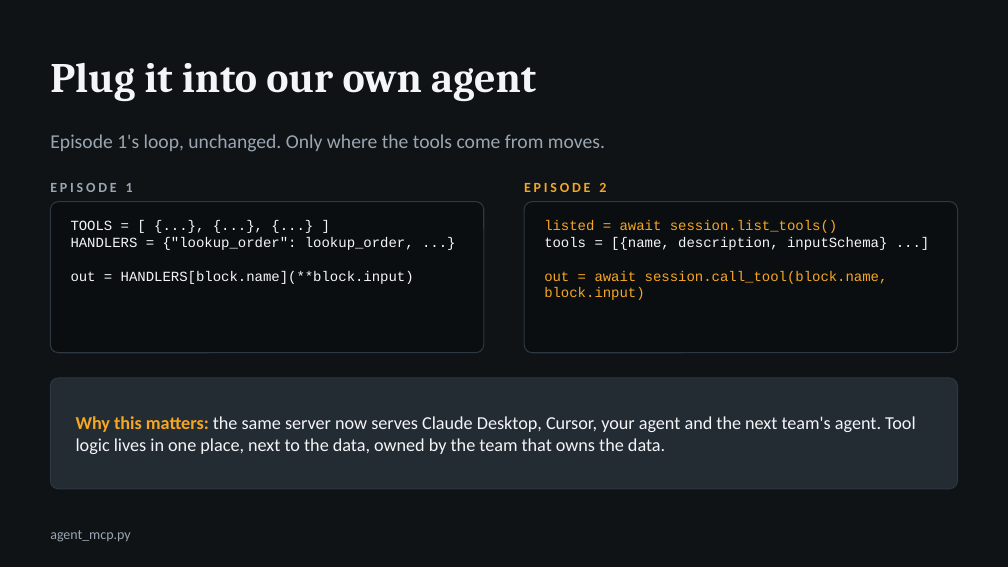
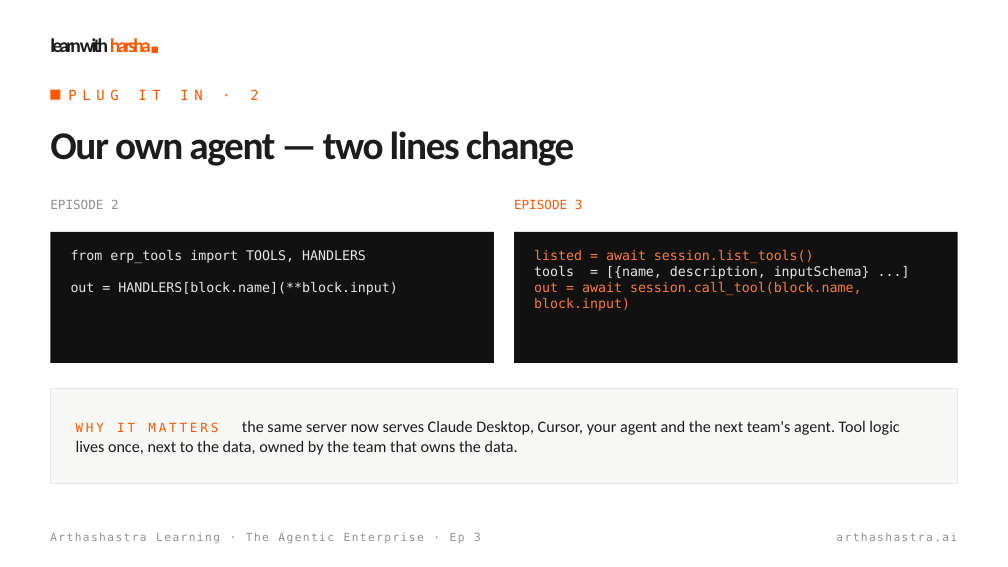
Before and after one commit to harsha47ai/agentic-ai, a slide deck: slide 11 of episodes/03-first-mcp-server/slides/ep03-first-mcp-server.pptx. Drawn at 1008x567 pixels with LibreOffice and Linux fonts; fonts in the diff are those of the drawing; background and template pictures are left out. Boxes give left, top, right and bottom in pixels: in the first picture for what was removed or moved away, otherwise in the second. Text is boxed around its words. In the diff, an @@ line names an element or a change of style, - is before the commit and + after.

Commit message:
Decks for Ep 1–3 in the 'learn with harsha' design; brand theme

```diff
--- a/episodes/03-first-mcp-server/slides/ep03-first-mcp-server.pptx
+++ b/episodes/03-first-mcp-server/slides/ep03-first-mcp-server.pptx
@@ background #0F1316 to picture (left out) @@
@@ text at (50,38,151,52): text changed; size 30 to 14 pt; font Cambria to Calibri; text colour #F3F5F7 to #1C1C1C @@
-Plug it into our own agent
+learn with harsha■
@@ text added at (68,89,258,101), 10 pt, text #FF5700 @@
+PLUG IT IN · 2
@@ rectangle added at (50,90,60,100), fill #FF5700 @@
@@ text removed at (50,134,605,152) @@
-Episode 1's loop, unchanged. Only where the tools come from moves.
@@ text added at (50,131,575,166), 28 pt, text #1C1C1C, bold @@
+Our own agent — two lines change
@@ text "EPISODE 2": place and size @@
-text "EPISODE 2" at (524,183,606,192)
+text "EPISODE 2" at (50,200,119,209)
@@ text "EPISODE 2" at (50,200,119,209): size 10 to 9 pt, font Calibri to DejaVu Sans Mono, text colour #F5A623 to #919191, letter spacing 2 to 0 pt, bold off; vertical alignment middle to top @@
@@ text removed at (50,183,133,192) @@
-EPISODE 1
@@ rounded rectangle removed at (50,202,484,353) @@
@@ text added at (514,199,583,209), 9 pt, text #FF5700 @@
+EPISODE 3
@@ rounded rectangle removed at (524,202,958,353) @@
@@ rectangle added at (50,232,494,363), fill #111111 @@
@@ rectangle added at (514,232,958,363), fill #111111 @@
@@ text at (71,250,366,263): text changed; size 10 to 9.5 pt; font Courier New to DejaVu Sans Mono; text colour #F3F5F7 to #E6E6E6 @@
-TOOLS = [ {...}, {...}, {...} ]
-HANDLERS = {"lookup_order": lookup_order, ...}
+from erp_tools import TOOLS, HANDLERS
@@ text "from erp_tools import TOOLS, HANDLERS": place and size @@
-text "from erp_tools import TOOLS, HANDLERS" at (71,220,414,284)
+text "from erp_tools import TOOLS, HANDLERS" at (71,250,398,295)
@@ text "listed = await session.list_tools()": place and size @@
-text "listed = await session.list_tools()" at (544,220,888,300)
+text "listed = await session.list_tools()" at (534,249,870,311)
@@ text "listed = await session.list_tools()" at (534,249,870,311): size 10 to 9.5 pt, font Courier New to DejaVu Sans Mono; text colour #F5A623 to #FF7A33 in "listed = await session.list_tools()", "out = await session.call_tool(block.name, block.input)"; text colour #F3F5F7 to #E6E6E6 in "tools = [{name, description, inputSchema} ...]" @@
@@ text at (71,282,398,295): size 10 to 9.5 pt, font Courier New to DejaVu Sans Mono, text colour #F3F5F7 to #E6E6E6 in "out = HANDLERS[block.name](**block.input)" @@
@@ rounded rectangle removed at (50,378,958,489) @@
@@ rectangle added at (50,388,958,484), fill #F7F7F5, outline #E5E5E5 0.75 pt @@
@@ text at (76,420,899,455): text changed; size 13 to 11.5 pt; text colour #F3F5F7 to #1C1C1C @@
-Why this matters: the same server now serves Claude Desktop, Cursor, your agent and the next team's agent. Tool logic lives in one place, next to the data, owned by the team that owns the data.
+WHY IT MATTERS the same server now serves Claude Desktop, Cursor, your agent and the next team's agent. Tool logic lives once, next to the data, owned by the team that owns the data.
@@ text removed at (50,530,130,542) @@
-agent_mcp.py
@@ text added at (50,532,481,544), 8 pt, text #919191 @@
+Arthashastra Learning · The Agentic Enterprise · Ep 3
@@ text added at (836,532,957,541), 8 pt, text #919191 @@
+arthashastra.ai
```
Also in this commit, not shown: 9 other slides changed, 3 slides added, 3 slides removed, 10 other files.
